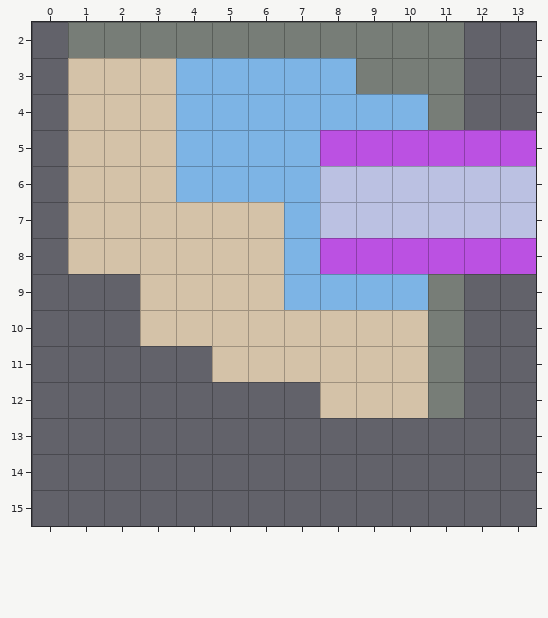
Tiled map (JSON), stored at public/maps/map.json. The first picture shows the starting point.
Cells are 64x64 px. Shown: x 0..13, y 2..15.
The same view after the edit:
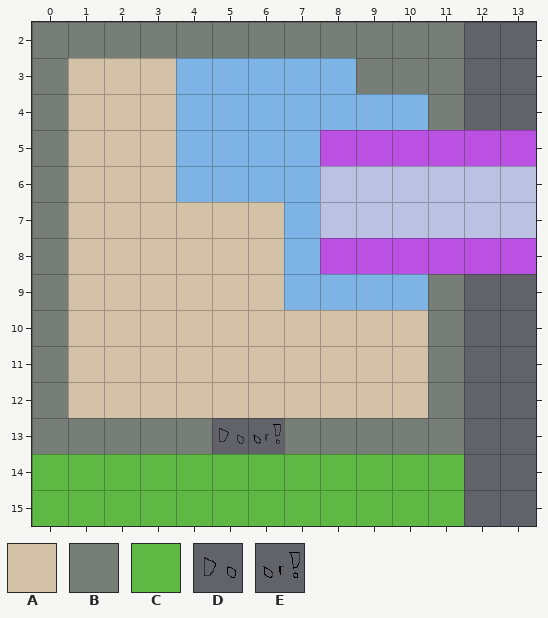
Key: from "tileset": A 18, B 19, C 26, D 35, E 36.
_ is an empty cell, . an unchanged one.
Objects are placed by their top-left corner, in cells (3,4 is the top-left corner of cell 3,4); size is 1x1 cell unless given.
Changes in this commit:
--- layer "Reality Ground Layer"
@@ x 0..11 @@
- 2 _...........
- 3 _...........
- 4 _...........
- 5 _...........
- 6 _...........
- 7 _...........
- 8 _...........
- 9 ___.........
-10 ___.........
-11 _____.......
-12 ________....
-13 _____.._____
-14 ____________
-15 ____________
+ 2 B...........
+ 3 B...........
+ 4 B...........
+ 5 B...........
+ 6 B...........
+ 7 B...........
+ 8 B...........
+ 9 BAA.........
+10 BAA.........
+11 BAAAA.......
+12 BAAAAAAA....
+13 BBBBB..BBBBB
+14 CCCCCCCCCCCC
+15 CCCCCCCCCCCC
--- layer "Reality Object Layer" (added)
+D at 5,13
+E at 6,13
Boxes around the changes in both pictures, in picture pixels (x1, y1, x2, y2):
added: (32, 22, 464, 526)
